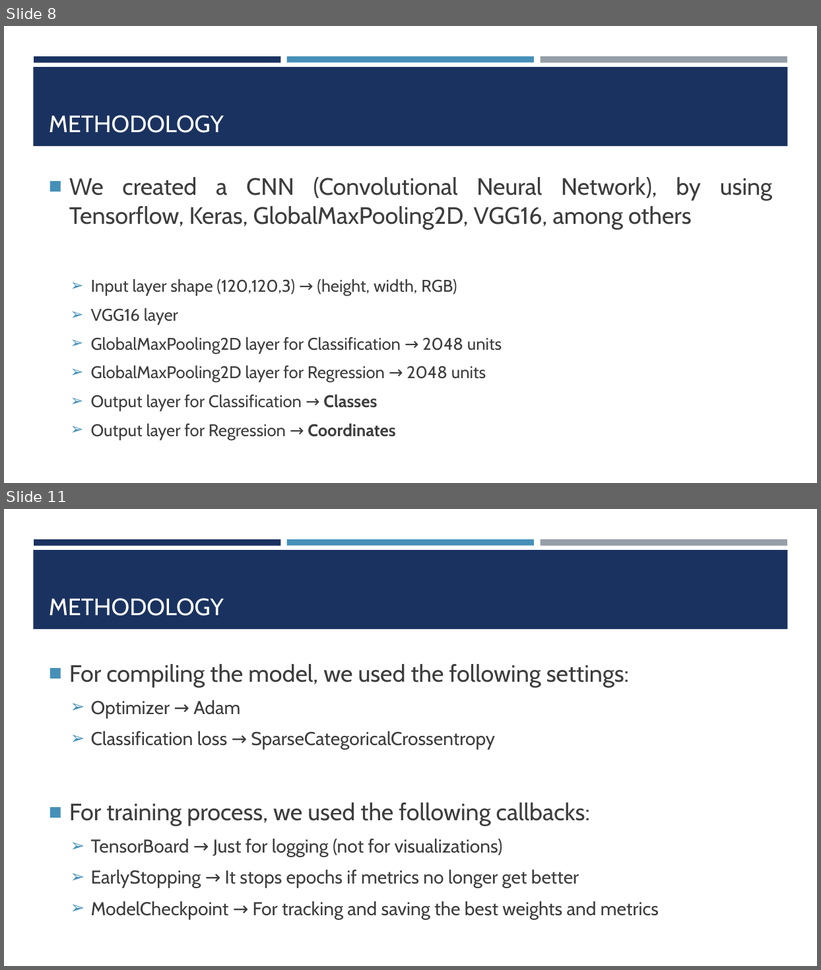
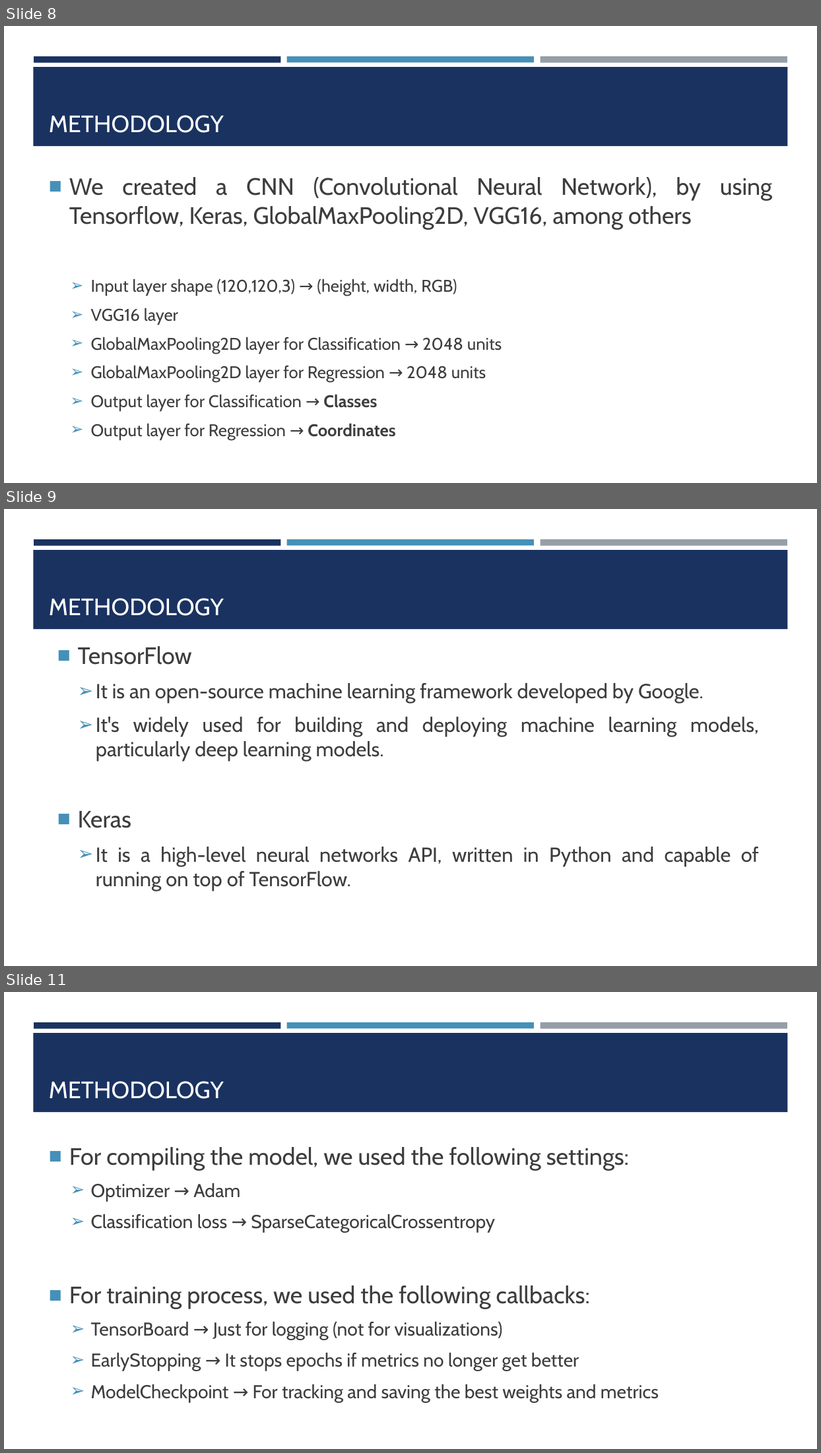
Before and after one commit to kompany04/Capstone_Project, a slide deck: Documents/BDM-3035.pptx. Shown one above the other, each under a label of ours: slides 8 and 11 before the commit, slides 8, 9 and 11 after it; the slides between them are not shown. The pictures are 821x970 and 821x1453 pixels, drawn with LibreOffice and Linux fonts; fonts in the diff are those of the drawing. Boxes give left, top, right and bottom in pixels: in the first picture for what was removed or moved away, otherwise in the second. Text is boxed around its words. In the diff, an @@ line names an element or a change of style, - is before the commit and + after.

```diff
--- a/Documents/BDM-3035.pptx
+++ b/Documents/BDM-3035.pptx
@@ slide 9 added at <box>4,509,817,966</box>, background #FFFFFF; not listed: 4 template elements that a slide beside it also shows @@
@@ title added at <box>49,598,224,616</box>, 28 pt, text #FFFFFF @@
+METHODOLOGY
@@ text added at <box>78,646,759,890</box>, 24 pt, text #3D3D3D @@
+  ■ TensorFlow
+    ➢ It is an open-source machine learning framework developed by Google.
+    ➢ It's widely used for building and deploying machine learning models, particularly deep learning models.
+  ■ Keras
+    ➢ It is a high-level neural networks API, written in Python and capable of running on top of TensorFlow.
```
Also in this commit, not shown: 3 slides changed, 1 other slide added, 2 slides removed, 22 other files.
